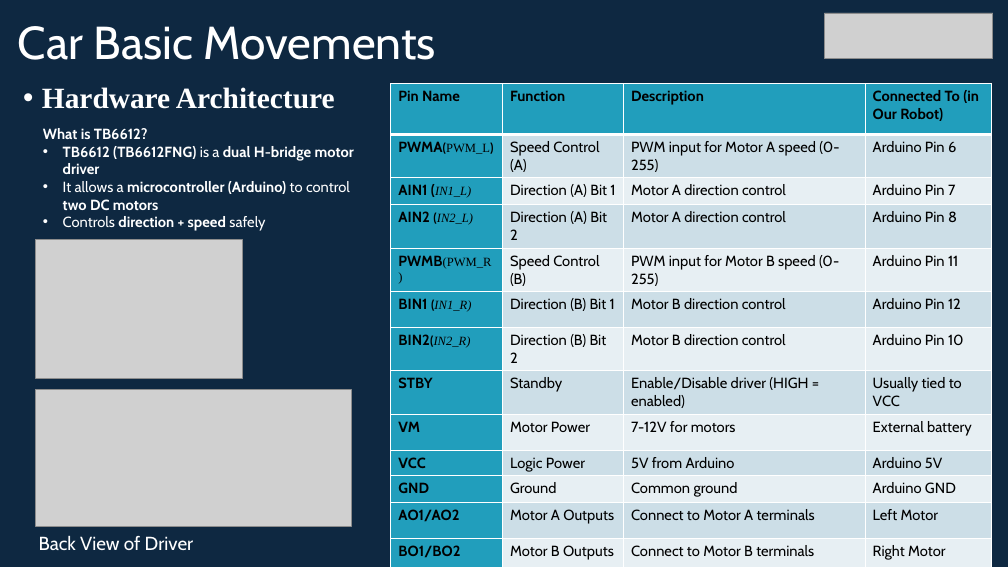
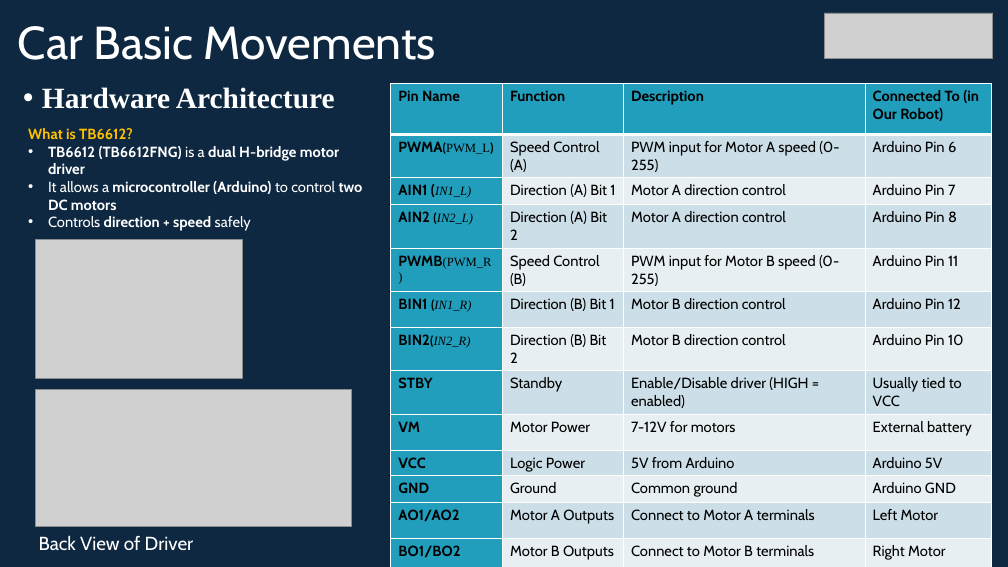
Before and after one commit to info-zas/zas-robotics-car-3-encoders-imu-gps, a slide deck: slide 9 of 01_FoundationProjects/01_Car-3_Basic_Movements/01_Car-3_Basic_Movements.pptx. Drawn at 1008x567 pixels with LibreOffice and Linux fonts; fonts in the diff are those of the drawing; grey boxes stand for pictures. Boxes give left, top, right and bottom in pixels: in the first picture for what was removed or moved away, otherwise in the second. Text is boxed around its words. In the diff, an @@ line names an element or a change of style, - is before the commit and + after.

```diff
--- a/01_FoundationProjects/01_Car-3_Basic_Movements/01_Car-3_Basic_Movements.pptx
+++ b/01_FoundationProjects/01_Car-3_Basic_Movements/01_Car-3_Basic_Movements.pptx
@@ text "What is TB6612?": place and size @@
-text "What is TB6612?" at (43,128,354,231)
+text "What is TB6612?" at (28,128,363,231)
@@ text at (28,128,133,139): text colour #FFFFFF to #FFC000 in "What is TB6612?" @@
```
Also in this commit, not shown: 2 other slides changed, 6 other files.
